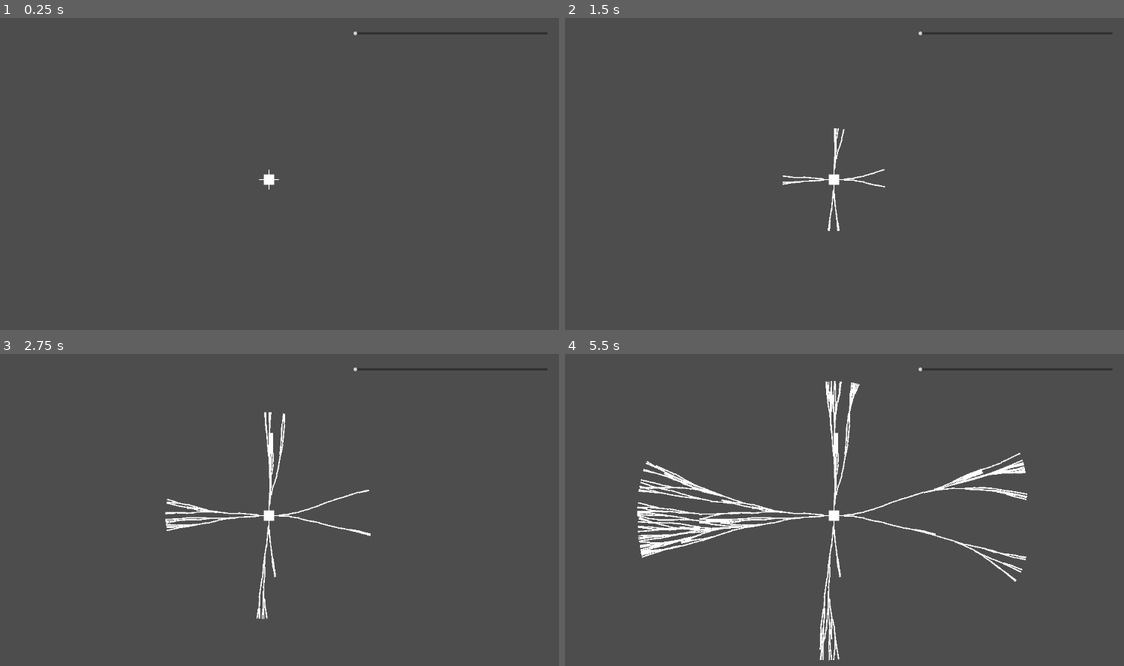
Above: before the commit, frames 1-4 (two rows, left to right).
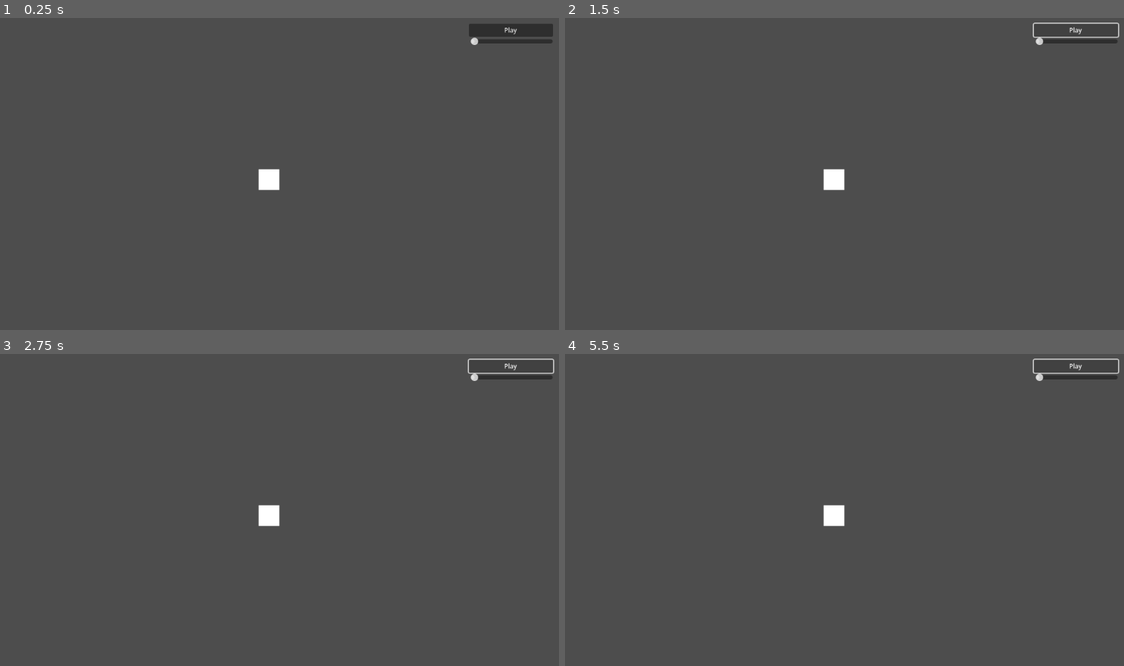
Above: after the commit, the same moments.

Repository: LiveFromZero/slimemind-fork
Game: Godot game, scene res://main.tscn
The game is run twice, just before and just after one commit, with the same random seed, the same clock (stepped at 60 frames per second) and the same inputs.
Inputs (mouse positions are in pixels of both pictures, inside the frame that each line leads up to):
- Up to frame 1 (0.25 s): no input
- Up to frame 2 (1.5 s): click (1073, 30) at 0.5 s, where only the run after the commit has a clickable "Play"; click (1073, 30) at 1.25 s, where only the run after the commit has a clickable "Play"
- Up to frame 3 (2.75 s): click (508, 366) at 2 s, where only the run after the commit has a clickable "Play"
- Up to frame 4 (5.5 s): no input

The runs differ from the first frame. In frame 1, 1.0% of the frame differs, in the area x 46-99%, y 1-56%; in frame 2, 1.0%; in frame 3, 1.9%; in frame 4, 4.8%, in the area x 12-100%, y 1-99%.

Commit message:
added functional menu and control over start

Diff:
--- a/main.tscn
+++ b/main.tscn
@@ -1,20 +1,46 @@
-[gd_scene load_steps=6 format=3 uid="uid://b1pq12byr341f"]
+[gd_scene load_steps=5 format=3 uid="uid://b1pq12byr341f"]
 
 [ext_resource type="PackedScene" uid="uid://dqtkwvjw8hvx3" path="res://scenes/blob.tscn" id="1_0xm2m"]
 [ext_resource type="Script" uid="uid://cknedy84b7fxr" path="res://scripts/world.gd" id="1_h2yge"]
 [ext_resource type="PackedScene" uid="uid://ojlxgt03ouxb" path="res://scenes/world.tscn" id="2_h2yge"]
-[ext_resource type="PackedScene" uid="uid://c8qiw11j0alvd" path="res://scenes/menu.tscn" id="4_1bvp3"]
 
 [sub_resource type="WorldBoundaryShape2D" id="WorldBoundaryShape2D_h2yge"]
 
 [node name="Main" type="Node2D"]
 
 [node name="Camera2D" type="Camera2D" parent="."]
-zoom = Vector2(0.5, 0.5)
 limit_enabled = false
 position_smoothing_enabled = true
 position_smoothing_speed = 2.0
 script = ExtResource("1_h2yge")
+
+[node name="CanvasLayer" type="CanvasLayer" parent="."]
+follow_viewport_enabled = true
+
+[node name="Control" type="Control" parent="CanvasLayer"]
+layout_mode = 3
+anchors_preset = 0
+offset_left = 384.0
+offset_top = -300.0
+offset_right = 550.0
+offset_bottom = -260.0
+
+[node name="Button" type="Button" parent="CanvasLayer/Control"]
+layout_mode = 0
+offset_right = 162.0
+offset_bottom = 25.0
+theme_override_font_sizes/font_size = 12
+text = "Play"
+
+[node name="HSlider" type="HSlider" parent="CanvasLayer/Control"]
+layout_mode = 0
+offset_left = 3.0
+offset_top = 26.0
+offset_right = 161.0
+offset_bottom = 42.0
+min_value = 1.0
+max_value = 4.0
+value = 1.0
 
 [node name="World" parent="." instance=ExtResource("2_h2yge")]
 
@@ -22,7 +48,7 @@
 scale = Vector2(0.5, 0.5)
 
 [node name="BorderUp" type="Area2D" parent="."]
-position = Vector2(0, -494)
+position = Vector2(0, -277)
 rotation = 1.5707964
 
 [node name="CollisionShape2D" type="CollisionShape2D" parent="BorderUp"]
@@ -30,7 +56,7 @@
 shape = SubResource("WorldBoundaryShape2D_h2yge")
 
 [node name="BorderRight" type="Area2D" parent="."]
-position = Vector2(1039, 0)
+position = Vector2(450.00012, 1)
 rotation = -0.7853982
 
 [node name="CollisionShape2D" type="CollisionShape2D" parent="BorderRight"]
@@ -38,21 +64,18 @@
 shape = SubResource("WorldBoundaryShape2D_h2yge")
 
 [node name="BorderDown" type="Area2D" parent="."]
-position = Vector2(0, 547)
+position = Vector2(0, 247)
 
 [node name="CollisionShape2D" type="CollisionShape2D" parent="BorderDown"]
 shape = SubResource("WorldBoundaryShape2D_h2yge")
 
 [node name="BorderLeft" type="Area2D" parent="."]
-position = Vector2(-990, 0)
+position = Vector2(-474.00006, 0)
 rotation = 0.7853982
 
 [node name="BorderLeft" type="CollisionShape2D" parent="BorderLeft"]
 rotation = 0.7853982
 shape = SubResource("WorldBoundaryShape2D_h2yge")
 
-[node name="Control" parent="." instance=ExtResource("4_1bvp3")]
-offset_left = 324.0
-offset_top = -571.0
-offset_right = 1077.0
-offset_bottom = -542.0
+[connection signal="pressed" from="CanvasLayer/Control/Button" to="World" method="_on_button_pressed"]
+[connection signal="value_changed" from="CanvasLayer/Control/HSlider" to="World" method="_on_h_slider_value_changed"]
--- a/scenes/menu.tscn
+++ b/scenes/menu.tscn
@@ -5,15 +5,26 @@
 anchors_preset = 15
 anchor_right = 1.0
 anchor_bottom = 1.0
-offset_right = 33.0
-offset_bottom = 29.0
+offset_right = -987.0
+offset_bottom = -609.0
 grow_horizontal = 2
 grow_vertical = 2
+size_flags_horizontal = 3
+size_flags_vertical = 3
+
+[node name="Button" type="Button" parent="."]
+layout_mode = 0
+offset_right = 162.0
+offset_bottom = 25.0
+theme_override_font_sizes/font_size = 12
+text = "Play"
 
 [node name="HSlider" type="HSlider" parent="."]
 layout_mode = 0
-offset_right = 747.0
-offset_bottom = 16.0
+offset_left = 3.0
+offset_top = 26.0
+offset_right = 161.0
+offset_bottom = 42.0
 min_value = 1.0
-max_value = 5.0
+max_value = 4.0
 value = 1.0
--- a/scripts/arm_segment.gd
+++ b/scripts/arm_segment.gd
@@ -6,8 +6,14 @@
 # Referenz auf den Marker
 @onready var attachment_point: Marker2D = $Marker2D
 
+var game_controller
+
+func _ready():
+	game_controller = get_node("/root/Main/World")   # oder wo er halt liegt
+
+
 var has_grown: bool = false
-const GROWTH_INTERVAL: float = 0.3
+const GROWTH_INTERVAL: float = 0.2
 var time_since_growth: float = 0.0 # Wird von Delta gesetzt
 var length_of_arm: int = -50
 var random_arm_split_chance: float = 0.3
@@ -17,6 +23,9 @@
 var hasSplit: bool = false
 
 func _process(delta: float) -> void:
+	if not game_controller.simulation_active:
+			return
+
 	time_since_growth += delta
 
 	if not has_grown and not hasSplit and time_since_growth >= GROWTH_INTERVAL:
--- a/scripts/world.gd
+++ b/scripts/world.gd
@@ -2,49 +2,43 @@
 
 var arm_segment_scene: PackedScene = preload("res://scenes/arm_segment.tscn")
 
-var count_of_Arms = 4
-var allplaced = false
+var count_of_Arms = 0
+var simulation_active := false
 
-# Called when the node enters the scene tree for the first time.
 func _ready() -> void:
-	pass
+	recreate_arms()
 
-# func _on_h_slider_value_changed(value: float) -> void:
-#	count_of_Arms = value
+func _process(delta):
+	if not simulation_active:
+		return
+	# Rest deines Simulationscodes
 
-# Called every frame. 'delta' is the elapsed time since the previous frame.
-func _process(delta: float) -> void:
-	var arm_segment: Node2D = arm_segment_scene.instantiate()
-	arm_segment.global_position = Vector2(0,-20)
-	var arm_segment2: Node2D = arm_segment_scene.instantiate()
-	arm_segment2.global_position = Vector2(20,0)
-	arm_segment2.global_rotation_degrees = 90
-	var arm_segment3: Node2D = arm_segment_scene.instantiate()
-	arm_segment3.global_position = Vector2(0,20)
-	arm_segment3.global_rotation_degrees = 180
-	var arm_segment4: Node2D = arm_segment_scene.instantiate()
-	arm_segment4.global_position = Vector2(-20,0)
-	arm_segment4.global_rotation_degrees = 270
 
-	if allplaced == false:
-		match count_of_Arms:
-			1:
-				get_parent().add_child(arm_segment)
-				allplaced = true
-			2:
-				get_parent().add_child(arm_segment)
-				get_parent().add_child(arm_segment2)
-				allplaced = true
-			3:
-				get_parent().add_child(arm_segment)
-				get_parent().add_child(arm_segment2)
-				get_parent().add_child(arm_segment3)
-				allplaced = true
-			4:
-				get_parent().add_child(arm_segment)
-				get_parent().add_child(arm_segment2)
-				get_parent().add_child(arm_segment3)
-				get_parent().add_child(arm_segment4)
-				allplaced = true
-			_:
-				pass
+func recreate_arms() -> void:
+	# lösche alte Arme
+	for c in get_children():
+		c.queue_free()
+
+	# Positionen und Rotationen vorbereiten
+	var positions = [
+		{ "pos": Vector2(0, -20), "rot": 0 },
+		{ "pos": Vector2(20, 0), "rot": 90 },
+		{ "pos": Vector2(0, 20), "rot": 180 },
+		{ "pos": Vector2(-20, 0), "rot": 270 }
+	]
+
+	# Für count_of_Arms die passenden Arme erzeugen
+	for i in range(count_of_Arms):
+		var arm = arm_segment_scene.instantiate()
+		arm.global_position = positions[i]["pos"]
+		arm.global_rotation_degrees = positions[i]["rot"]
+		add_child(arm)
+
+
+func _on_h_slider_value_changed(value: float) -> void:
+	count_of_Arms = int(value)
+	recreate_arms()
+
+
+func _on_button_pressed() -> void:
+	simulation_active = not simulation_active
